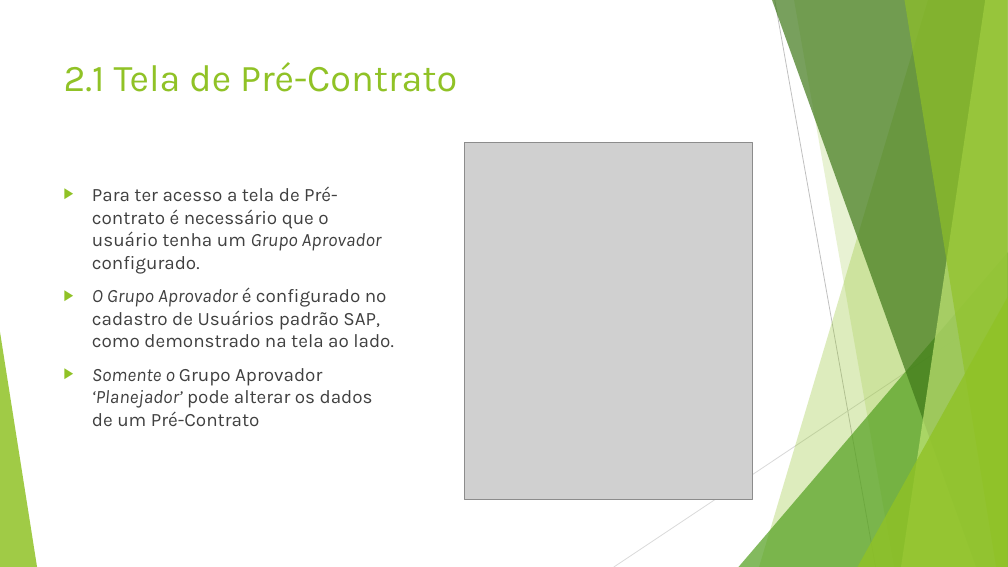
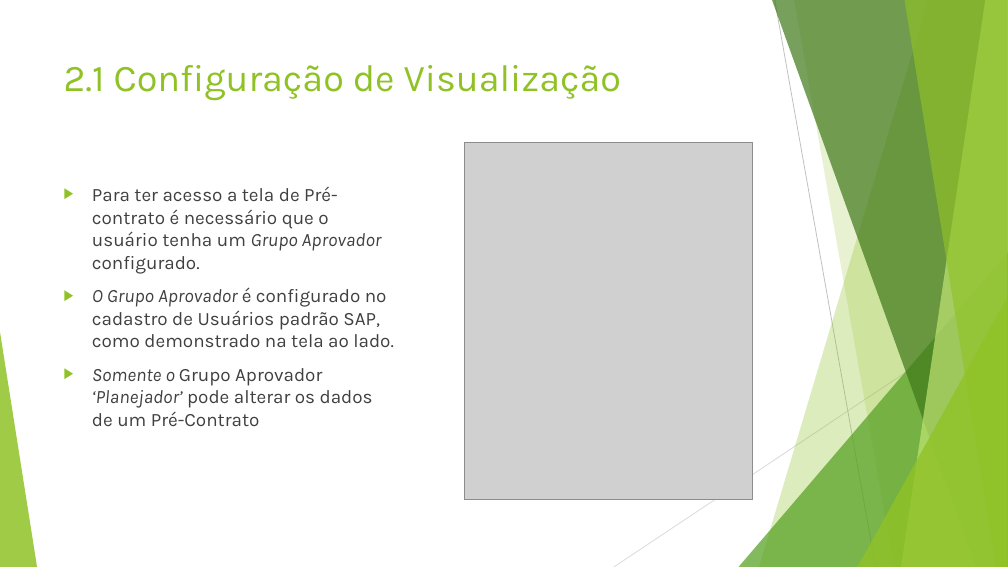
Before and after one commit to alessandromunizmagalhaes/CafebrasContratos, a slide deck: slide 9 of Documentação/Manual de Uso.pptx. Drawn at 1008x567 pixels with LibreOffice and Linux fonts; fonts in the diff are those of the drawing; grey boxes stand for pictures. Boxes give left, top, right and bottom in pixels: in the first picture for what was removed or moved away, otherwise in the second. Text is boxed around its words. In the diff, an @@ line names an element or a change of style, - is before the commit and + after.

Commit message:
aplicação de conceito de orientação a objetos estrutura de contratos e forms filhos, para que fique fácil replicar para o contrato final

```diff
--- a/Documentação/Manual de Uso.pptx
+++ b/Documentação/Manual de Uso.pptx
@@ title at (64, 65, 621, 101): text changed @@
-2.1 Tela de Pré-Contrato
+2.1 Configuração de Visualização
```
Also in this commit, not shown: 2 other slides changed, 24 other files.
